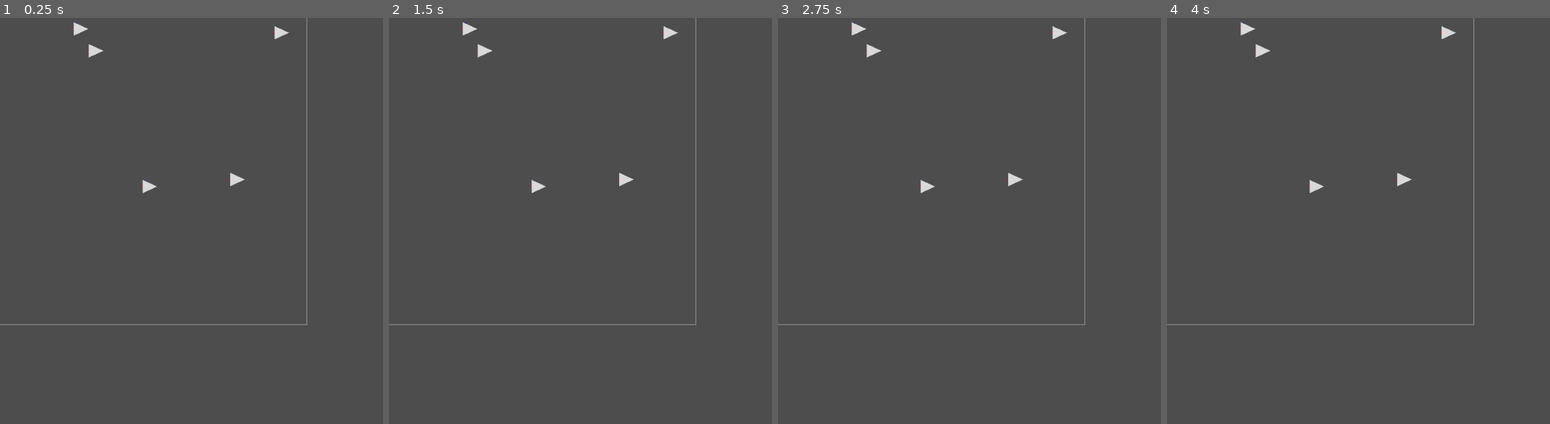
Above: before the commit, frames 1-4 (left to right).
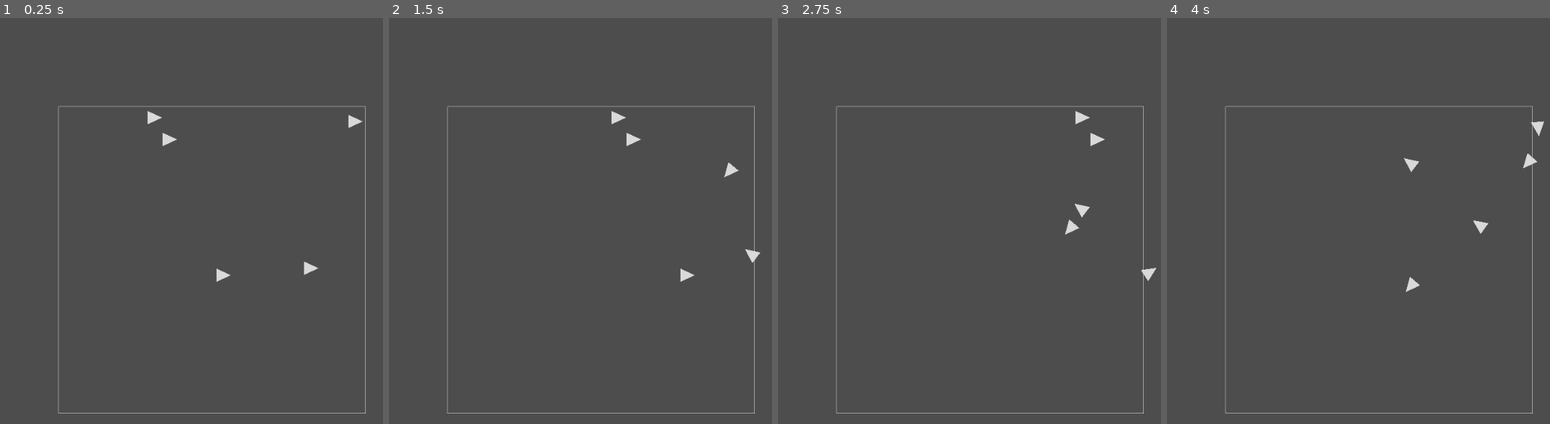
Above: after the commit, the same moments.

Repository: Tamicktom/trabalho-algoritmo-inspirado-pela-natureza
Game: Godot game, scene res://world.tscn
The game is run twice, just before and just after one commit, with the same random seed, the same clock (stepped at 60 frames per second) and the same inputs.
Inputs:
- Up to frame 1 (0.25 s): no input
- Up to frame 2 (1.5 s): no input
- Up to frame 3 (2.75 s): no input
- Up to frame 4 (4 s): no input

The runs differ from the first frame. In frame 1, 1.9% of the frame differs, in the area x 0-96%, y 0-98%; in frame 2, 1.9%; in frame 3, 1.9%; in frame 4, 1.9%, in the area x 0-99%, y 0-98%.

Commit message:
Add Camera2D node to world scene; update boid behavior for boundary detection

Diff:
--- a/boids-migration/characters/boid.gd
+++ b/boids-migration/characters/boid.gd
@@ -1,6 +1,4 @@
-extends Node2D
-
-const SCALE: Vector2 = Vector2(1, 1);
+extends Node2D;
 
 const MAX_SPEED: float = 100.0;
 const MAX_FORCE: float = 10.0;
@@ -10,57 +8,44 @@
 const MAX_WANDER_FORCE: float = 10.0;
 const MAX_WANDER_RADIUS: float = 10.0;
 
-# Boid properties
-var velocity: Vector2 = Vector2.ZERO;
-var acceleration: Vector2 = Vector2.ZERO;
-
-# Behavior weights
-const ALIGNMENT_WEIGHT: float = 1.0;
-const COHESION_WEIGHT: float = 1.0;
-const SEPARATION_WEIGHT: float = 1.5;
-const WANDER_WEIGHT: float = 0.5;
-const BOUNDARY_WEIGHT: float = 1.0;
-
-# Detection ranges
-const ALIGNMENT_RADIUS: float = 100.0;
-const COHESION_RADIUS: float = 100.0;
-const SEPARATION_RADIUS: float = 30.0;
-
-# World boundaries
-const WORLD_WIDTH: float = 512.0
-const WORLD_HEIGHT: float = 512.0
-const BOUNDARY_MARGIN: float = 50.0
-
-# Wander behavior
-var wander_angle: float = 0.0
-var wander_change: float = 0.3
+const WORLD_WIDTH = 512.0;
+const WORLD_HEIGHT = 512.0;
 
 # Called when the node enters the scene tree for the first time.
 func _ready() -> void:
-	# Initialize random velocity and position
-	velocity = Vector2(randf_range(-1, 1), randf_range(-1, 1)).normalized() * MAX_SPEED
-	position = global_position
-	wander_angle = randf() * TAU
+	pass;
 
 # Called every frame. 'delta' is the elapsed time since the previous frame.
 func _process(_delta: float) -> void:
-	# Get all boids in the scene
-	var boids = get_tree().get_nodes_in_group("boids");
-	var closer_boids = get_all_close_boids(boids, ALIGNMENT_RADIUS);
-	print("Boids in range: ", closer_boids.size());
+	var current_position = position;
+	var forward_direction = Vector2.RIGHT.rotated(rotation);
+	var target_rotation = rotation;
 
-func _draw() -> void:
-	draw_center_point()
+	# Check if outside world boundaries
+	var world_center = Vector2(WORLD_WIDTH/2, WORLD_HEIGHT/2);
+	var is_outside = has_reached_right_edge() || has_reached_left_edge() || has_reached_top_edge() || has_reached_bottom_edge();
 
-func get_all_close_boids(boids: Array, radius: float) -> Array:
-	var close_boids = []
-	for boid in boids:
-		if boid != self and position.distance_to(boid.position) < radius:
-			close_boids.append(boid)
-	return close_boids
+	if is_outside:
+		# Compute direction to world center
+		var to_center = world_center - current_position;
+		target_rotation = to_center.angle();
 
-# draw the center point of the boid
-func draw_center_point() -> void:
-	draw_circle(Vector2.ZERO, 5, Color(1, 0, 0, 1)) # Draw a red circle at the center
-	draw_line(Vector2.ZERO, Vector2(10, 0), Color(0, 1, 0, 1), 2) # Draw a green line to the right
-	draw_line(Vector2.ZERO, Vector2(0, -10), Color(0, 0, 1, 1), 2) # Draw a blue line upwards
+	# Smoothly interpolate rotation
+	rotation = lerp_angle(rotation, target_rotation, 0.1);
+
+	# Update position based on smoothed rotation
+	forward_direction = Vector2.RIGHT.rotated(rotation);
+	var new_position = current_position + forward_direction * MAX_SPEED * _delta;
+	position = new_position;
+
+func has_reached_right_edge() -> bool:
+	return position.x >= WORLD_WIDTH;
+
+func has_reached_left_edge() -> bool:
+	return position.x <= 0;
+
+func has_reached_top_edge() -> bool:
+	return position.y >= WORLD_HEIGHT;
+
+func has_reached_bottom_edge() -> bool:
+	return position.y <= 0;
--- a/boids-migration/characters/boid.tscn
+++ b/boids-migration/characters/boid.tscn
@@ -20,3 +20,5 @@
 scale = Vector2(0.302931, 0.239316)
 build_mode = 1
 polygon = PackedVector2Array(-20.3952, 19.3753, 6.41793e-05, -36.5979, 20.3951, 19.3754)
+
+[node name="AccelerationLine" type="Node2D" parent="."]
--- a/boids-migration/world.tscn
+++ b/boids-migration/world.tscn
@@ -6,3 +6,6 @@
 script = ExtResource("2_world_script")
 
 [node name="BoidSpawner" type="Marker2D" parent="."]
+
+[node name="Camera2D" type="Camera2D" parent="."]
+position = Vector2(402, 252)
